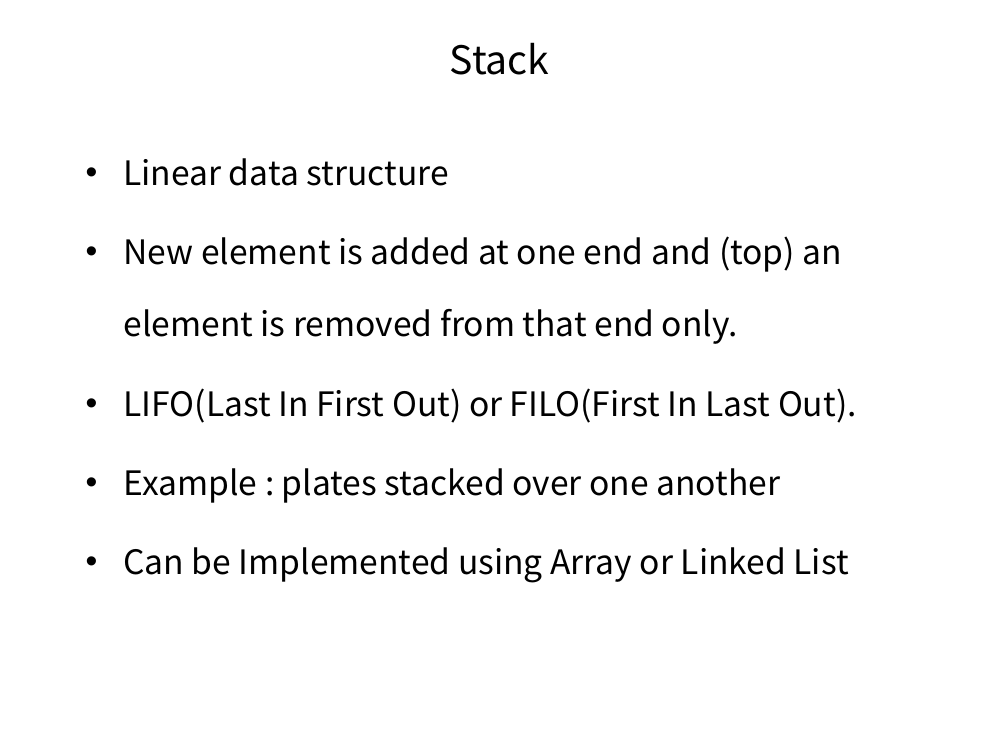
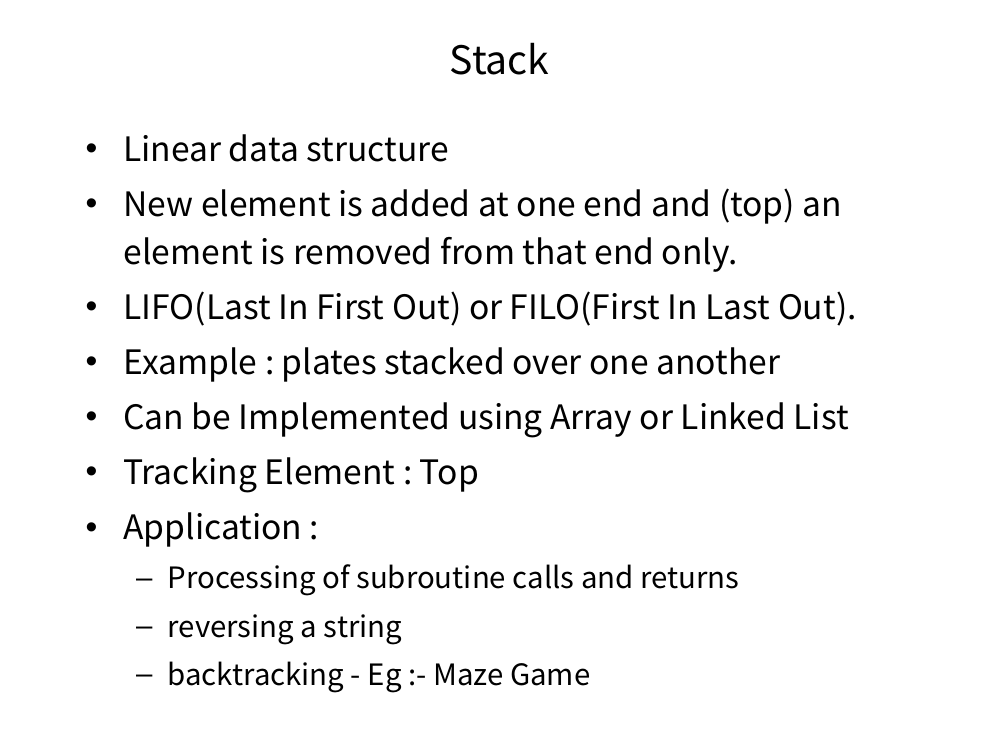
Before and after one commit to pankajfri/Training-Materials, a slide deck: slide 17 of Objected Oriented Programming Concepts Using C++ & Data Structures/Data Structures.pptx (slide 15 before the commit). Drawn at 1008x756 pixels with LibreOffice and Linux fonts; fonts in the diff are those of the drawing; background and template pictures are left out. Boxes give left, top, right and bottom in pixels: in the first picture for what was removed or moved away, otherwise in the second. Text is boxed around its words. In the diff, an @@ line names an element or a change of style, - is before the commit and + after.

```diff
--- a/Objected Oriented Programming Concepts Using C++ & Data Structures/Data Structures.pptx
+++ b/Objected Oriented Programming Concepts Using C++ & Data Structures/Data Structures.pptx
@@ text at (123, 134, 857, 438): line spacing 1.8 to 1.2 @@
@@ text at (123, 457, 739, 693): paragraphs added @@
+• Tracking Element : Top
+• Application :
+  – Processing of subroutine calls and returns
+  – reversing a string
+  – backtracking - Eg :- Maze Game
```
Also in this commit, not shown: 6 other slides changed, 3 slides added, 1 slide removed, 5 other files.
